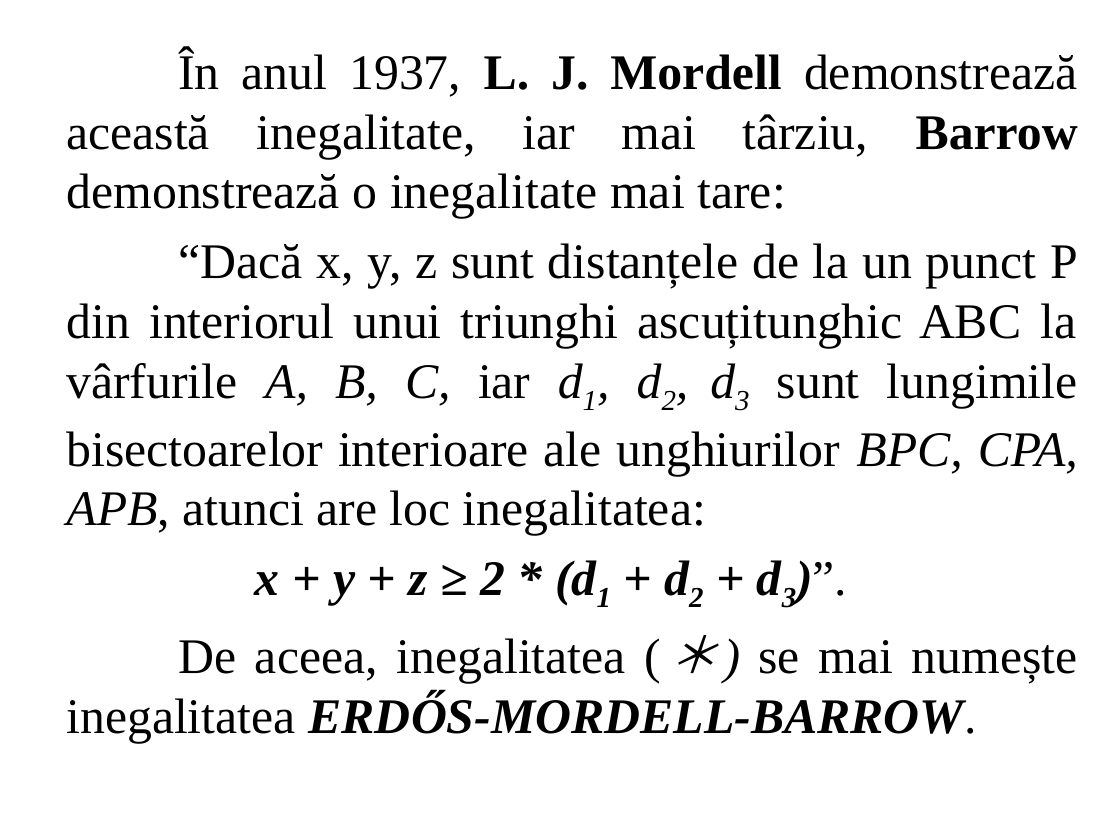
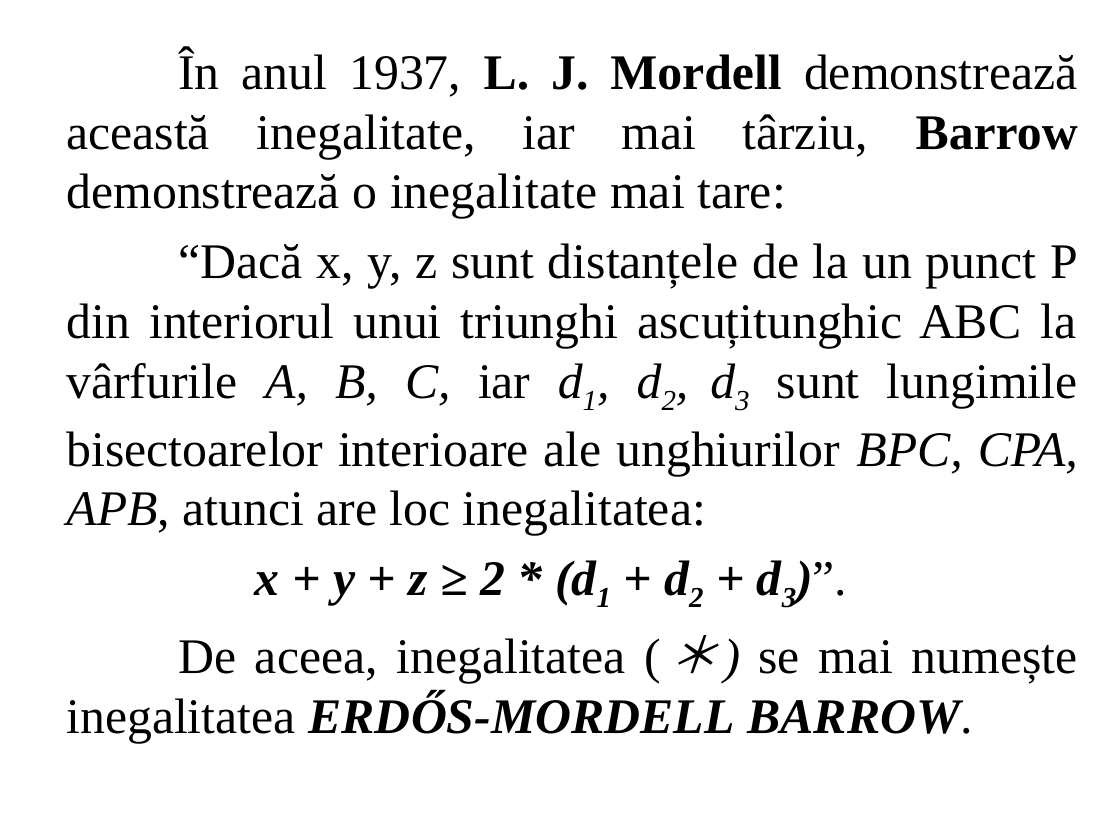
Before and after one commit to 4SapH/ERDOS, a slide deck: slide 3 of Inegalitatea Erdős-Mordell.pptx. Drawn at 1120x840 pixels with LibreOffice and Linux fonts; fonts in the diff are those of the drawing. Boxes give left, top, right and bottom in pixels: in the first picture for what was removed or moved away, otherwise in the second. Text is boxed around its words. In the diff, an @@ line names an element or a change of style, - is before the commit and + after.

```diff
--- a/Inegalitatea Erdős-Mordell.pptx
+++ b/Inegalitatea Erdős-Mordell.pptx
@@ text at [66,638,1078,743]: text changed @@
-De aceea, inegalitatea (＊) se mai numește inegalitatea ERDŐS-MORDELL-BARROW.
+De aceea, inegalitatea (＊) se mai numește inegalitatea ERDŐS-MORDELL BARROW.
```
Also in this commit, not shown: 3 other files.
